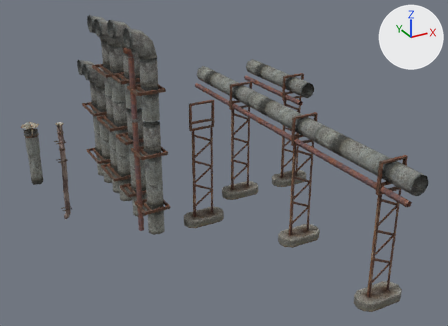
Renders of the FBX model Assets/Assets Download/Standard Assets/RPG_FPS_game_assets_industrial/Other_props/Pipes/Pipe_sets/Pipes_set_v1/Source/Pipes_set_v1.FBX from each side of a commit.
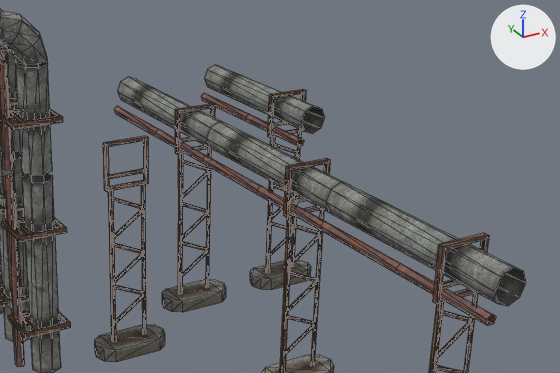
Each version appears first whole from a camera (50 mm lens) standing at (-7.93, -21.09, 12.56) and looking at (2.37, -2.37, 3.21), and next in a close-up on the part from 29% to 100% of the width and 7% to 72% of the height. Arrows for +X, +Y and +Z are at upper right; the lights stay in place. The close-ups show mesh edges as thin lines. Where no turn or scale is listed for an object, it has been applied to the vertices. Vertices at the same position are counted once.

Names of what the first close-up shows: 'Pipes_set_v1_H_set_v1', 'Pipes_set_v1_H_set_v2', 'Pipes_set_v1_bend_d', 'Pipes_set_v1_support', 'Pipes_set_v1_tile_d1', 'Pipes_set_v1_tile_d2', 'Pipes_set_v1_tile_s1', 'Pipes_set_v1_tile_s2'.
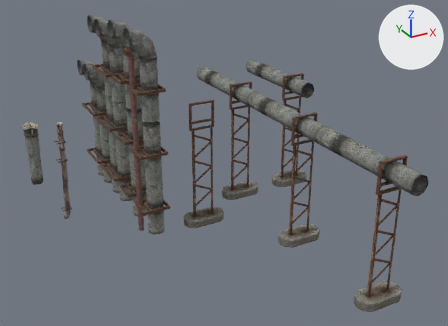
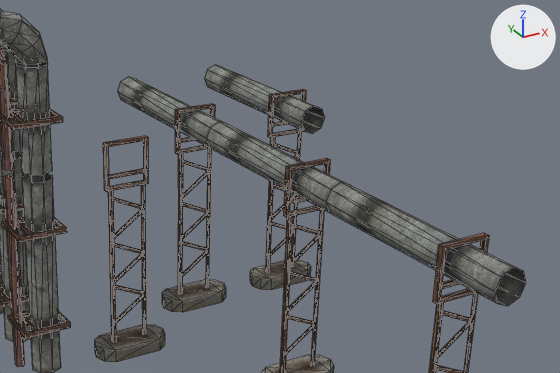
The newer file is also turned or shifted as a whole; pictures and numbers use the older file's frame.

Scene script edits in JSON lines:
```json
{"block": "me_mesh_011", "where": "me_mesh_011.from_pydata(...)  # 511 vertices, 624 faces; spans x -0.88..0.88, y -6.88..6.88, z -2.58..2.58"}
{"block": "me_mesh_011", "where": "# used by ob_pipes_set_v1_h_set_v1; location = (4.88, -2.75, 2.58)"}
{"block": "me_mesh_011", "change": "me_mesh_011 part 2: the loose piece of 35 vertices spanning x -0.49..-0.28, y -6.88..6.88, z 1.56..1.77 is deleted"}
{"block": "me_mesh_012", "where": "me_mesh_012.from_pydata(...)  # 179 vertices, 208 faces; spans x -0.88..0.88, y -2.29..2.29, z -2.58..2.58"}
{"block": "me_mesh_012", "where": "# used by ob_pipes_set_v1_h_set_v2; location = (7.54, 1.84, 2.58)"}
{"block": "me_mesh_012", "change": "me_mesh_012 part 1: the loose piece of 15 vertices spanning x -0.49..-0.28, y -2.29..2.29, z 1.56..1.77 is deleted"}
```

Boxes (x1, y1, x2, y2) around the edits, measured in the close-ups (560 x 373 px):
```json
{"object": "Pipes_set_v1_H_set_v1", "change": "reshaped", "before": [114, 77, 526, 373], "after": [117, 77, 526, 373]}
{"object": "Pipes_set_v1_H_set_v2", "change": "reshaped", "before": [201, 65, 325, 290], "after": [204, 65, 325, 290]}
{"part": 1, "of": "me_mesh_012", "change": "deleted", "before": [201, 93, 304, 146], "on screen": "brown"}
{"part": 2, "of": "me_mesh_011", "change": "deleted", "before": [114, 106, 496, 326], "on screen": "brown"}
```
